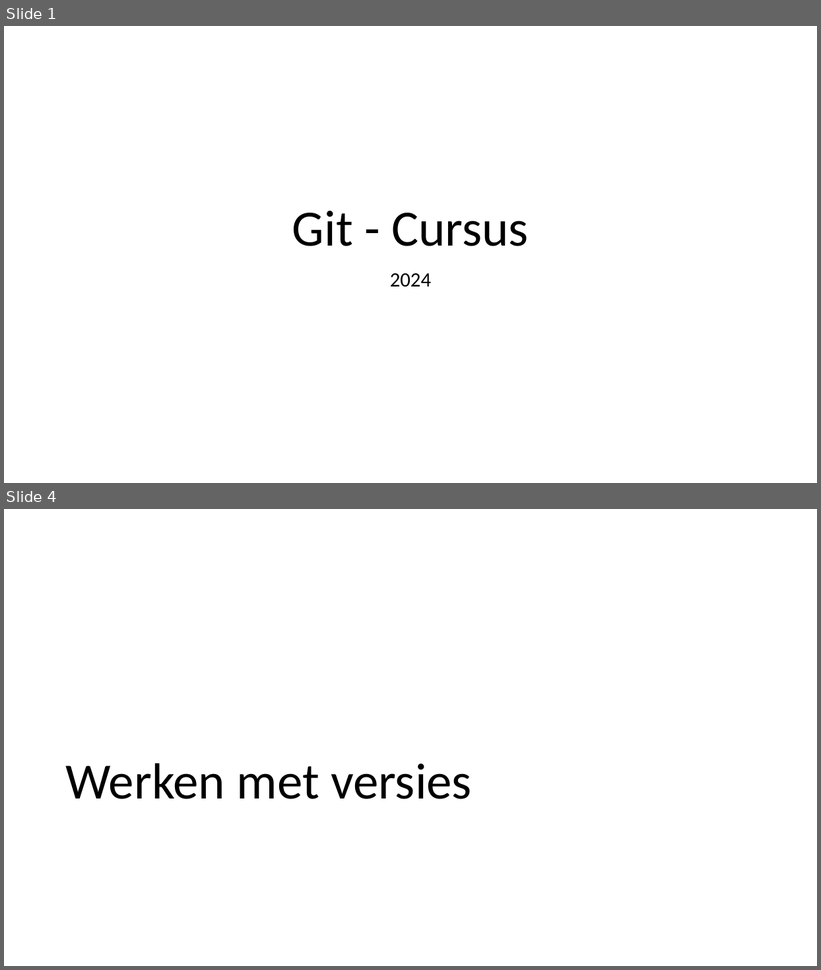
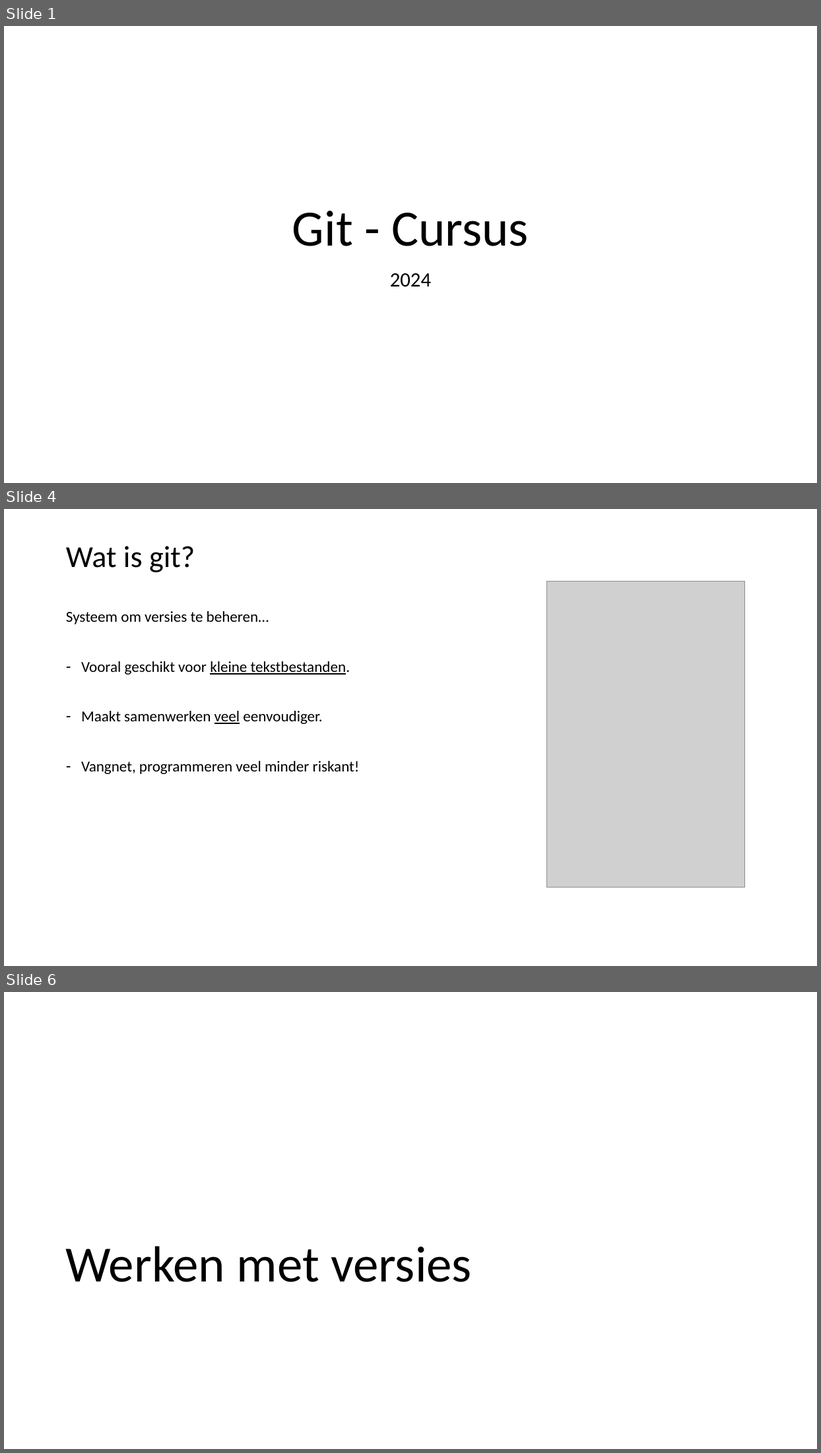
Before and after one commit to LFKoning/knowledge-sharing, a slide deck: git/1_basics/git_basic.pptx. Shown one above the other, each under a label of ours: slides 1 and 4 before the commit, slides 1, 4 and 6 after it; the slides between them are not shown. The pictures are 821x970 and 821x1453 pixels, drawn with LibreOffice and Linux fonts; fonts in the diff are those of the drawing; grey boxes stand for pictures. Boxes give left, top, right and bottom in pixels: in the first picture for what was removed or moved away, otherwise in the second. Text is boxed around its words. In the diff, an @@ line names an element or a change of style, - is before the commit and + after.

```diff
--- a/git/1_basics/git_basic.pptx
+++ b/git/1_basics/git_basic.pptx
@@ slide 4 added at <box>4,509,817,966</box>, background #FFFFFF @@
@@ title added at <box>66,546,195,572</box>, 36 pt, text #000000 @@
+Wat is git?
@@ picture added at <box>547,582,745,889</box> @@
@@ text added at <box>66,611,360,774</box>, 18 pt, text #000000 @@
+Systeem om versies te beheren…
+– Vooral geschikt voor kleine tekstbestanden.
+– Maakt samenwerken veel eenvoudiger.
+– Vangnet, programmeren veel minder riskant!
@@ what was slide 4 is now slide 6 @@
```
Also in this commit, not shown: 1 slide changed, 2 other slides added, 1 slide removed, 2 other files.
